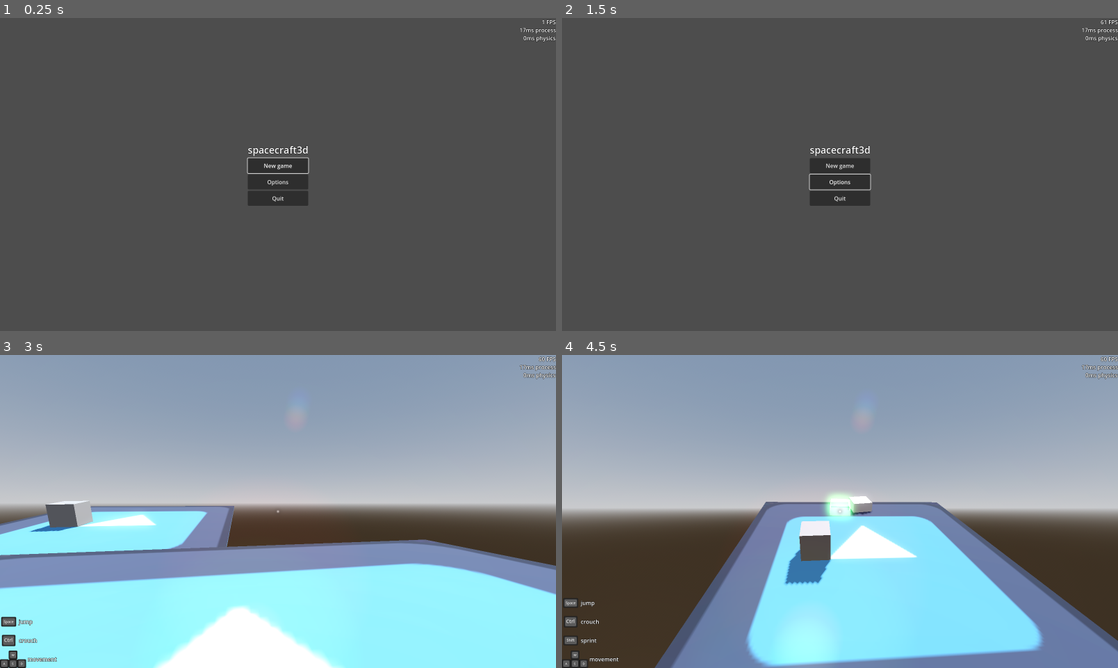
Above: before the commit, frames 1-4 (two rows, left to right).
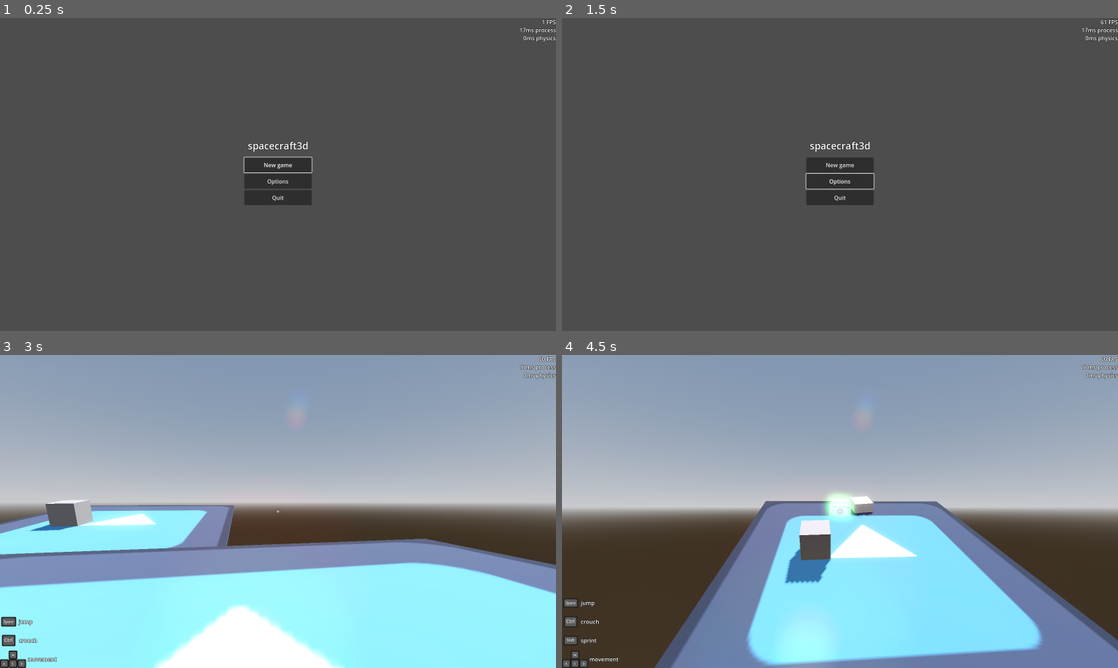
Above: after the commit, the same moments.

Repository: matmas/spacecraft3d
Game: Godot game, scene res://menus/main_menu/main_menu.tscn
Same seed, same stepped clock (60 frames per second), same inputs: the game is played once before the commit and once after it. The engine's default icon, where the game draws it, is replaced by a stand-in: a white triangle on a blue panel in a dark square.
Inputs (mouse positions are in pixels of both pictures, inside the frame that each line leads up to):
- Up to frame 1 (0.25 s): no input
- Up to frame 2 (1.5 s): click "Options" at 0.5 s; click "Back" at 1.25 s
- Up to frame 3 (3 s): click "New game" at 2 s; tap Enter at 2.75 s; move the mouse to (305, 511) at 2.77 s; hold W (move_forward) from 2.78 s (still down); hold Ctrl (crouch) from 2.78 s (still down); click (305, 511) at 2.92 s
- Up to frame 4 (4.5 s): keep holding W (move_forward); tap Space (jump) at 3.02, 3.77 s; move the mouse to (812, 511) at 3.52 s; release Ctrl (crouch) at 3.53 s; click (812, 511) at 3.6 s; move the mouse to (851, 505) at 4.27 s; hold Shift (sprint) from 4.28 s (still down)

The runs differ from the first frame. In frame 1, 0.6% of the frame differs, in the area x 43-57%, y 39-60%; in frame 2, 0.6%; in frame 3, 1.8%, in the area x 0-100%, y 46-100%; in frame 4, 1.4%.

Commit message:
Create menu_template scene to inherit from

Diff:
--- a/menus/main_menu/main_menu.tscn
+++ b/menus/main_menu/main_menu.tscn
@@ -1,54 +1,35 @@
-[gd_scene load_steps=6 format=3 uid="uid://bor6va50hbvwq"]
+[gd_scene load_steps=7 format=3 uid="uid://c8jva2n0bnxjn"]
 
+[ext_resource type="PackedScene" uid="uid://btca0c325c1vj" path="res://menus/menu_template.tscn" id="1_i62cn"]
 [ext_resource type="Script" path="res://menus/main_menu/main_menu.gd" id="1_lf3s8"]
 [ext_resource type="Script" path="res://menus/main_menu/title_label.gd" id="2_k36iy"]
 [ext_resource type="PackedScene" uid="uid://dsw5h18lsmyoy" path="res://scene_buttons/scene_button.tscn" id="3_nv1py"]
 [ext_resource type="PackedScene" uid="uid://cobs5t5krrlfs" path="res://game/game.tscn" id="4_c713w"]
-[ext_resource type="PackedScene" uid="uid://bnq3wuts8j0vn" path="res://menus/options_menu/options_menu.tscn" id="5_qgq50"]
+[ext_resource type="PackedScene" uid="uid://bg60kamn8ivh0" path="res://menus/options_menu/options_menu.tscn" id="5_fx4r5"]
 
-[node name="MainMenu" type="Control"]
-layout_mode = 3
-anchors_preset = 15
-anchor_right = 1.0
-anchor_bottom = 1.0
-grow_horizontal = 2
-grow_vertical = 2
+[node name="MainMenu" instance=ExtResource("1_i62cn")]
 script = ExtResource("1_lf3s8")
 
-[node name="List" type="VBoxContainer" parent="."]
-layout_mode = 1
-anchors_preset = 8
-anchor_left = 0.5
-anchor_top = 0.5
-anchor_right = 0.5
-anchor_bottom = 0.5
-offset_left = -20.0
-offset_top = -20.0
-offset_right = 20.0
-offset_bottom = 20.0
-grow_horizontal = 2
-grow_vertical = 2
+[node name="Body" parent="." index="0"]
+size_flags_horizontal = 4
+size_flags_vertical = 6
 
-[node name="TitleLabel" type="Label" parent="List"]
-layout_mode = 2
-theme_type_variation = &"HeaderLarge"
-text = "Application name"
-horizontal_alignment = 1
-vertical_alignment = 1
+[node name="TitleLabel" parent="Body/Header" index="0"]
+text = "Application title"
 script = ExtResource("2_k36iy")
 
-[node name="NewGame" parent="List" instance=ExtResource("3_nv1py")]
+[node name="NewGame" parent="Body" index="1" instance=ExtResource("3_nv1py")]
 layout_mode = 2
 text = "New game"
 scene = ExtResource("4_c713w")
 
-[node name="Options" parent="List" instance=ExtResource("3_nv1py")]
+[node name="Options" parent="Body" index="2" instance=ExtResource("3_nv1py")]
 layout_mode = 2
 text = "Options"
-scene = ExtResource("5_qgq50")
+scene = ExtResource("5_fx4r5")
 
-[node name="Quit" type="Button" parent="List"]
+[node name="Quit" type="Button" parent="Body" index="3"]
 layout_mode = 2
 text = "Quit"
 
-[connection signal="pressed" from="List/Quit" to="." method="_on_quit_pressed"]
+[connection signal="pressed" from="Body/Quit" to="." method="_on_quit_pressed"]
--- /dev/null
+++ b/menus/menu_template.tscn
@@ -0,0 +1,31 @@
+[gd_scene format=3 uid="uid://btca0c325c1vj"]
+
+[node name="MenuTemplate" type="VBoxContainer"]
+process_mode = 3
+anchors_preset = 15
+anchor_right = 1.0
+anchor_bottom = 1.0
+grow_horizontal = 2
+grow_vertical = 2
+
+[node name="Body" type="VBoxContainer" parent="."]
+layout_mode = 2
+size_flags_vertical = 3
+
+[node name="Header" type="MarginContainer" parent="Body"]
+layout_mode = 2
+theme_type_variation = &"BigMarginContainer"
+
+[node name="TitleLabel" type="Label" parent="Body/Header"]
+layout_mode = 2
+theme_type_variation = &"HeaderLarge"
+text = "Title"
+horizontal_alignment = 1
+
+[node name="Footer" type="MarginContainer" parent="."]
+layout_mode = 2
+theme_type_variation = &"BigMarginContainer"
+
+[node name="Buttons" type="HBoxContainer" parent="Footer"]
+layout_mode = 2
+alignment = 2
--- a/menus/options_menu/options_menu.gd
+++ b/menus/options_menu/options_menu.gd
@@ -13,5 +13,5 @@
 		joypad_tab_container.add_child(tab)
 
 
-func _on_reset_pressed() -> void:
+func _on_reset_all_pressed() -> void:
 	GameOptions.reset_to_defaults()
--- a/menus/options_menu/options_menu.tscn
+++ b/menus/options_menu/options_menu.tscn
@@ -1,65 +1,37 @@
-[gd_scene load_steps=7 format=3 uid="uid://bnq3wuts8j0vn"]
+[gd_scene load_steps=8 format=3 uid="uid://bg60kamn8ivh0"]
 
-[ext_resource type="Script" path="res://menus/options_menu/options_menu.gd" id="1_ajcmm"]
-[ext_resource type="PackedScene" uid="uid://davcgqd8rtnpl" path="res://scene_buttons/back_button.tscn" id="1_kqk81"]
-[ext_resource type="PackedScene" uid="uid://dpko8s0wyyp8h" path="res://joypad_tab_container/joypad_tab_container.tscn" id="2_6koo0"]
-[ext_resource type="Script" path="res://scene_buttons/shortcut_button.gd" id="4_vyngb"]
+[ext_resource type="PackedScene" uid="uid://btca0c325c1vj" path="res://menus/menu_template.tscn" id="1_f7kga"]
+[ext_resource type="Script" path="res://menus/options_menu/options_menu.gd" id="2_8kihv"]
+[ext_resource type="PackedScene" uid="uid://dpko8s0wyyp8h" path="res://joypad_tab_container/joypad_tab_container.tscn" id="3_kbu31"]
+[ext_resource type="Script" path="res://scene_buttons/shortcut_button.gd" id="4_7smst"]
+[ext_resource type="PackedScene" uid="uid://davcgqd8rtnpl" path="res://scene_buttons/back_button.tscn" id="5_8igc4"]
 
 [sub_resource type="InputEventAction" id="InputEventAction_xmh7t"]
 action = &"reset_all"
 
-[sub_resource type="Shortcut" id="Shortcut_dmmn3"]
+[sub_resource type="Shortcut" id="Shortcut_x6mg8"]
 events = [SubResource("InputEventAction_xmh7t")]
 
-[node name="OptionsMenu" type="VBoxContainer"]
-anchors_preset = 15
-anchor_right = 1.0
-anchor_bottom = 1.0
-grow_horizontal = 2
-grow_vertical = 2
-script = ExtResource("1_ajcmm")
+[node name="OptionsMenu" instance=ExtResource("1_f7kga")]
+script = ExtResource("2_8kihv")
 
-[node name="Header" type="MarginContainer" parent="."]
+[node name="TitleLabel" parent="Body/Header" index="0"]
+text = "Options"
+
+[node name="JoypadTabContainer" parent="Body" index="1" instance=ExtResource("3_kbu31")]
+unique_name_in_owner = true
 layout_mode = 2
-theme_type_variation = &"BigMarginContainer"
-
-[node name="OptionsLabel" type="Label" parent="Header"]
-layout_mode = 2
-theme_type_variation = &"HeaderLarge"
-text = "Options"
-horizontal_alignment = 1
-
-[node name="Body" type="Control" parent="."]
-layout_mode = 2
+size_flags_horizontal = 4
 size_flags_vertical = 3
 
-[node name="JoypadTabContainer" parent="Body" instance=ExtResource("2_6koo0")]
-unique_name_in_owner = true
-layout_mode = 1
-anchors_preset = 13
-anchor_left = 0.5
-anchor_right = 0.5
-offset_left = -354.0
-offset_right = 354.0
-size_flags_vertical = 3
+[node name="Back" parent="Footer/Buttons" index="0" instance=ExtResource("5_8igc4")]
+layout_mode = 2
 
-[node name="Footer" type="MarginContainer" parent="."]
-layout_mode = 2
-theme_type_variation = &"BigMarginContainer"
-
-[node name="Buttons" type="HBoxContainer" parent="Footer"]
-layout_mode = 2
-alignment = 2
-
-[node name="Back" parent="Footer/Buttons" instance=ExtResource("1_kqk81")]
-layout_mode = 2
-icon_visibility_condition = 2
-
-[node name="ResetAll" type="Button" parent="Footer/Buttons"]
+[node name="ResetAll" type="Button" parent="Footer/Buttons" index="1"]
 layout_mode = 2
 size_flags_horizontal = 8
-shortcut = SubResource("Shortcut_dmmn3")
+shortcut = SubResource("Shortcut_x6mg8")
 text = "Reset all"
-script = ExtResource("4_vyngb")
+script = ExtResource("4_7smst")
 
-[connection signal="pressed" from="Footer/Buttons/ResetAll" to="." method="_on_reset_pressed"]
+[connection signal="pressed" from="Footer/Buttons/ResetAll" to="." method="_on_reset_all_pressed"]
--- a/menus/pause_menu/pause_menu.gd
+++ b/menus/pause_menu/pause_menu.gd
@@ -1,4 +1,4 @@
-extends Control
+extends VBoxContainer
 
 
 func _ready() -> void:
@@ -10,6 +10,7 @@
 		# Prevent unpausing when nested menus are still open
 		if not get_tree().paused or get_tree().paused and visible:
 			_set_paused(not get_tree().paused)
+			get_viewport().set_input_as_handled()
 
 
 func _on_resume_pressed() -> void:
--- a/menus/pause_menu/pause_menu.tscn
+++ b/menus/pause_menu/pause_menu.tscn
@@ -1,52 +1,46 @@
-[gd_scene load_steps=4 format=3 uid="uid://cp0grfbhhar2"]
+[gd_scene load_steps=8 format=3 uid="uid://mbq7m437qpbm"]
 
+[ext_resource type="PackedScene" uid="uid://btca0c325c1vj" path="res://menus/menu_template.tscn" id="1_60rje"]
 [ext_resource type="Script" path="res://menus/pause_menu/pause_menu.gd" id="1_fw410"]
 [ext_resource type="PackedScene" uid="uid://dsw5h18lsmyoy" path="res://scene_buttons/scene_button.tscn" id="1_q5owr"]
-[ext_resource type="PackedScene" uid="uid://bnq3wuts8j0vn" path="res://menus/options_menu/options_menu.tscn" id="3_qsl2g"]
+[ext_resource type="PackedScene" uid="uid://bg60kamn8ivh0" path="res://menus/options_menu/options_menu.tscn" id="3_yqm5d"]
+[ext_resource type="Script" path="res://scene_buttons/shortcut_button.gd" id="5_2sf5d"]
 
-[node name="PauseMenu" type="Control"]
-process_mode = 3
-layout_mode = 3
-anchors_preset = 15
-anchor_right = 1.0
-anchor_bottom = 1.0
-grow_horizontal = 2
-grow_vertical = 2
+[sub_resource type="InputEventAction" id="InputEventAction_bipv6"]
+action = &"ui_cancel"
+
+[sub_resource type="Shortcut" id="Shortcut_0dxge"]
+events = [SubResource("InputEventAction_bipv6")]
+
+[node name="PauseMenu" instance=ExtResource("1_60rje")]
 script = ExtResource("1_fw410")
 
-[node name="List" type="VBoxContainer" parent="."]
-layout_mode = 1
-anchors_preset = 8
-anchor_left = 0.5
-anchor_top = 0.5
-anchor_right = 0.5
-anchor_bottom = 0.5
-offset_left = -20.0
-offset_top = -20.0
-offset_right = 20.0
-offset_bottom = 20.0
-grow_horizontal = 2
-grow_vertical = 2
+[node name="Body" parent="." index="0"]
+size_flags_horizontal = 4
+size_flags_vertical = 6
 
-[node name="GamePaused" type="Label" parent="List"]
-layout_mode = 2
-theme_type_variation = &"HeaderLarge"
+[node name="TitleLabel" parent="Body/Header" index="0"]
 text = "Game paused"
-horizontal_alignment = 1
-vertical_alignment = 1
 
-[node name="Resume" type="Button" parent="List"]
+[node name="Resume" type="Button" parent="Body" index="1"]
 layout_mode = 2
 text = "Resume"
 
-[node name="Options" parent="List" instance=ExtResource("1_q5owr")]
+[node name="Options" parent="Body" index="2" instance=ExtResource("1_q5owr")]
 layout_mode = 2
 text = "Options"
-scene = ExtResource("3_qsl2g")
+scene = ExtResource("3_yqm5d")
 
-[node name="QuitToMainMenu" type="Button" parent="List"]
+[node name="QuitToMainMenu" type="Button" parent="Body" index="3"]
 layout_mode = 2
 text = "Quit to main menu"
 
-[connection signal="pressed" from="List/Resume" to="." method="_on_resume_pressed"]
-[connection signal="pressed" from="List/QuitToMainMenu" to="." method="_on_quit_to_main_menu_pressed"]
+[node name="Back" type="Button" parent="Footer/Buttons" index="0"]
+layout_mode = 2
+shortcut = SubResource("Shortcut_0dxge")
+text = "Back"
+script = ExtResource("5_2sf5d")
+
+[connection signal="pressed" from="Body/Resume" to="." method="_on_resume_pressed"]
+[connection signal="pressed" from="Body/QuitToMainMenu" to="." method="_on_quit_to_main_menu_pressed"]
+[connection signal="pressed" from="Footer/Buttons/Back" to="." method="_on_resume_pressed"]
Not shown: 2 places in game/game.tscn that only renumber resources
